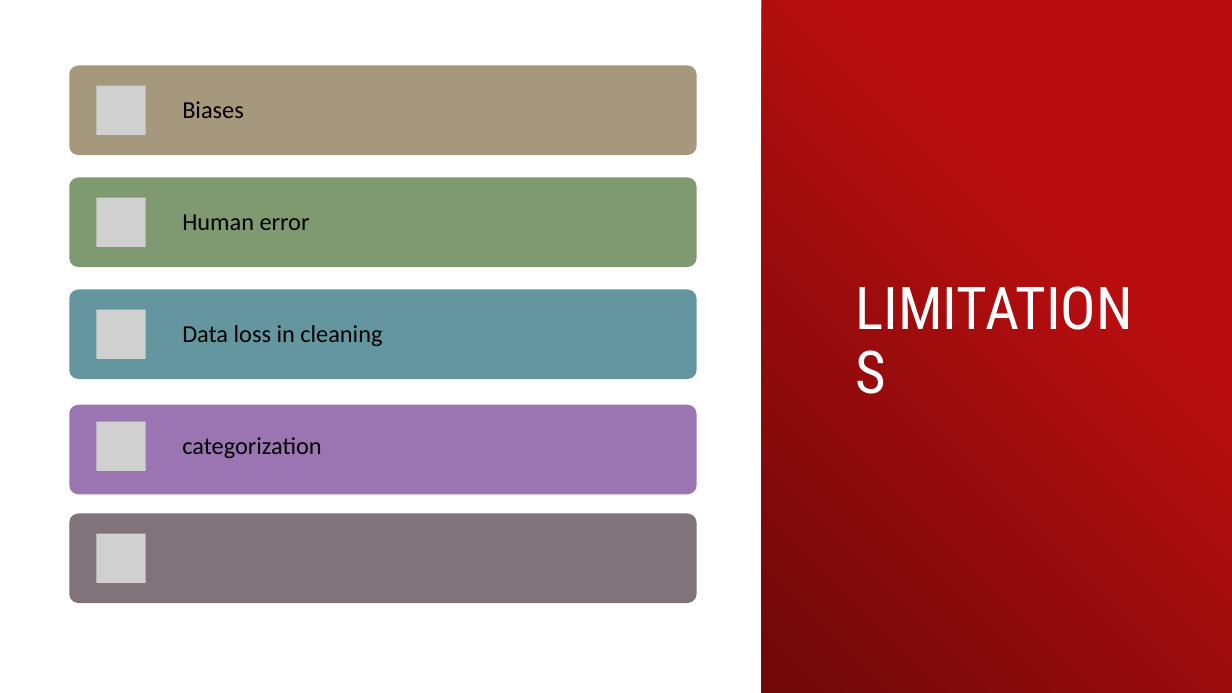
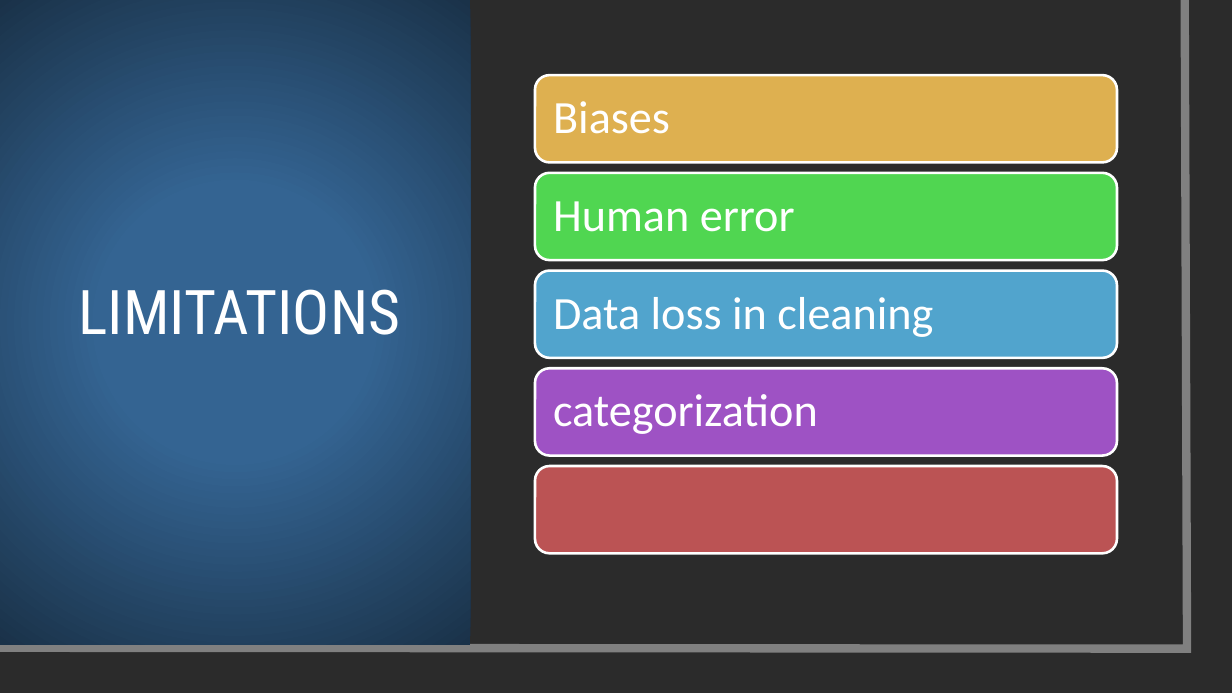
Before and after one commit to NemaPuthanveetil/DATS6101-Team-Global-Project, a slide deck: slide 6 of Presentation for Data Science 101.pptx. Drawn at 1232x693 pixels with LibreOffice and Linux fonts; fonts in the diff are those of the drawing; grey boxes stand for pictures; background and template pictures are left out; a plain dark background stands for a picture behind light text. Boxes give left, top, right and bottom in pixels: in the first picture for what was removed or moved away, otherwise in the second. Text is boxed around its words. In the diff, an @@ line names an element or a change of style, - is before the commit and + after.

```diff
--- a/Presentation for Data Science 101.pptx
+++ b/Presentation for Data Science 101.pptx
@@ rectangle: place and size @@
-rectangle at box(0, 0, 1232, 693)
+rectangle at box(0, 0, 1211, 672)
@@ rectangle at box(0, 0, 1211, 672): shadow on @@
@@ rectangle removed at box(0, 0, 1211, 672) @@
@@ freeform shape removed at box(0, 0, 1188, 649) @@
@@ freeform shape added at box(0, 0, 1188, 649), outline #808080 6.5 pt @@
@@ rectangle added at box(0, 0, 470, 645), fill gradient #346492 to #1A3249 @@
@@ rectangle removed at box(762, 0, 1232, 693) @@
@@ title "LIMITATIONS": place and size @@
-title "LIMITATIONS" at box(847, 69, 1160, 616)
+title "LIMITATIONS" at box(79, 289, 400, 335)
@@ title "LIMITATIONS" at box(79, 289, 400, 335): size 46 to 48 pt @@
@@ text "Biases": place and size @@
-text "Biases" at box(182, 101, 244, 118)
+text "Biases" at box(553, 101, 670, 134)
@@ text "Human error": place and size @@
-text "Human error" at box(182, 214, 310, 230)
+text "Human error" at box(553, 201, 795, 232)
@@ text "Data loss in cleaning": place and size @@
-text "Data loss in cleaning" at box(182, 325, 382, 346)
+text "Data loss in cleaning" at box(553, 297, 933, 337)
@@ size 19 to 36 pt, text colour #000000 to #FFFFFF; more space between paragraphs in 4 elements at box(553, 201, 795, 232), box(553, 101, 670, 134), box(553, 297, 933, 337), box(553, 394, 818, 434) @@
@@ text "categorization": place and size @@
-text "categorization" at box(182, 437, 321, 458)
+text "categorization" at box(553, 394, 818, 434)
@@ group added at box(535, 75, 1117, 553): 5 rounded rectangles @@
@@ group removed at box(69, 66, 697, 604): 5 rounded rectangles, 5 pictures @@
@@ rectangle at box(0, 566, 1183, 644): fill gradient #B80E0F to #5C0707 to gradient #346492 to #1A3249 @@
```
Also in this commit, not shown: 7 other slides changed, 1 other file.
